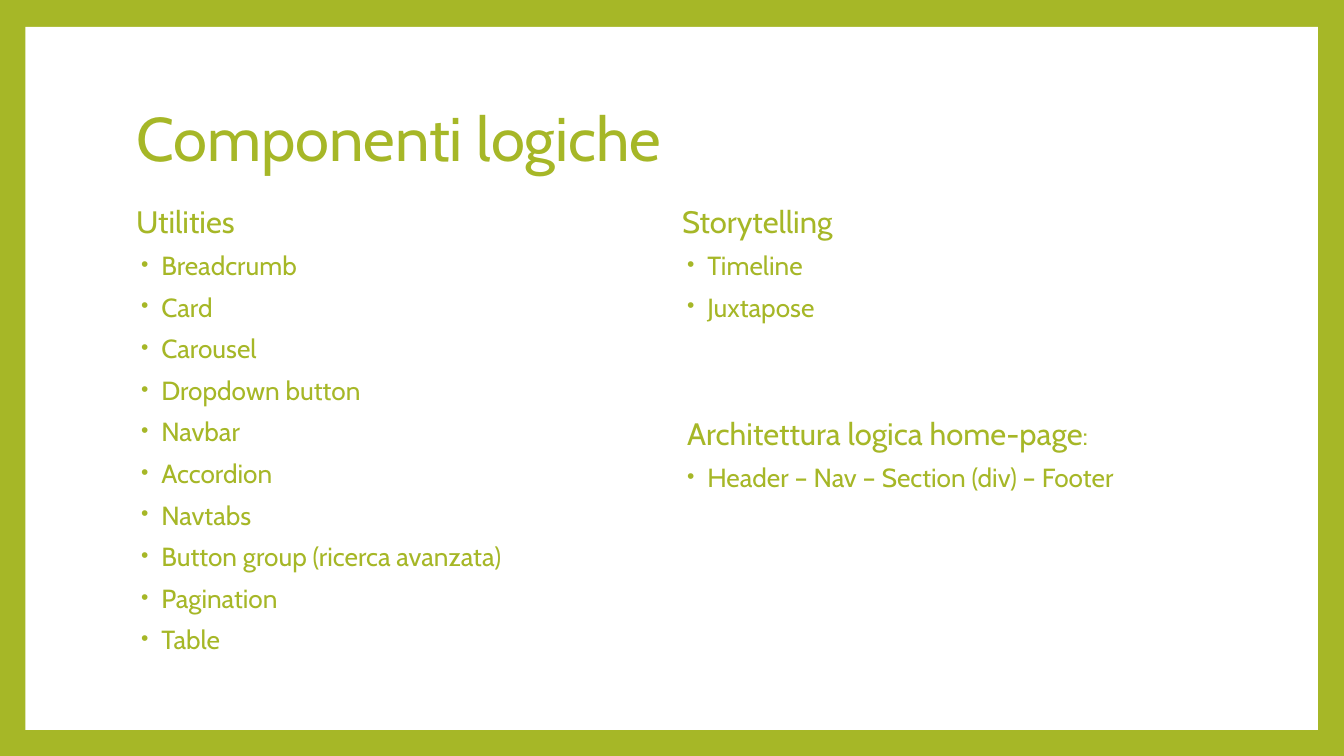
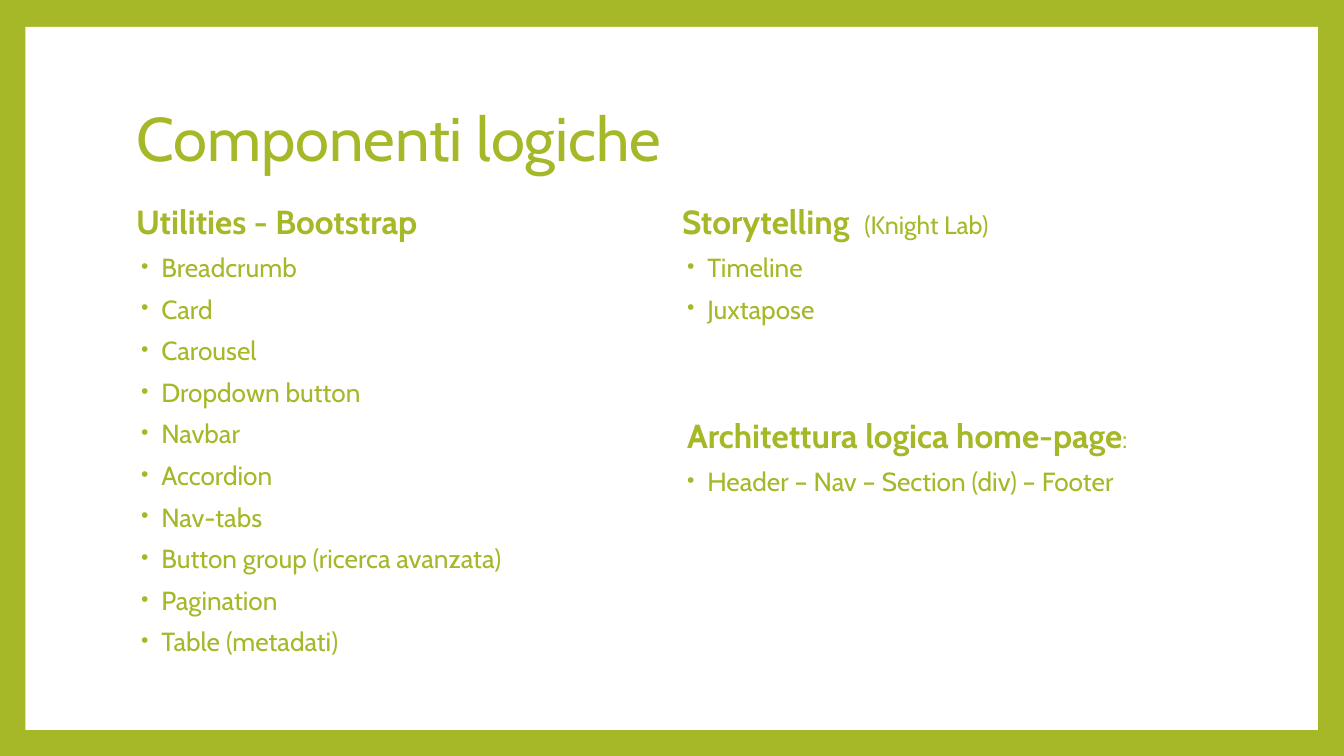
Before and after one commit to chiaradeguio/progetto-dhch, a slide deck: slide 3 of GrandeGuerraPrealpiVicentine.pptx. Drawn at 1344x756 pixels with LibreOffice and Linux fonts; fonts in the diff are those of the drawing. Boxes give left, top, right and bottom in pixels: in the first picture for what was removed or moved away, otherwise in the second. Text is boxed around its words. In the diff, an @@ line names an element or a change of style, - is before the commit and + after.

```diff
--- a/GrandeGuerraPrealpiVicentine.pptx
+++ b/GrandeGuerraPrealpiVicentine.pptx
@@ text at box(136, 209, 417, 242): text changed; size 22.1 to 23.8 pt; bold on @@
-Utilities
+Utilities - Bootstrap
@@ text at box(682, 209, 988, 243): text changed; size 22.1 to 23.8 pt; bold on @@
-Storytelling
+Storytelling (Knight Lab)
@@ text at box(687, 423, 1122, 457): size 22.1 to 23.8 pt, bold on in "Architettura logica home-page:" @@
@@ text at box(161, 507, 262, 528): text changed @@
-• Navtabs
+• Nav-tabs
@@ text at box(161, 631, 338, 655): text changed @@
-• Table
+• Table (metadati)
```
Also in this commit, not shown: 3 other slides changed, 1 slide added, 1 slide removed.
